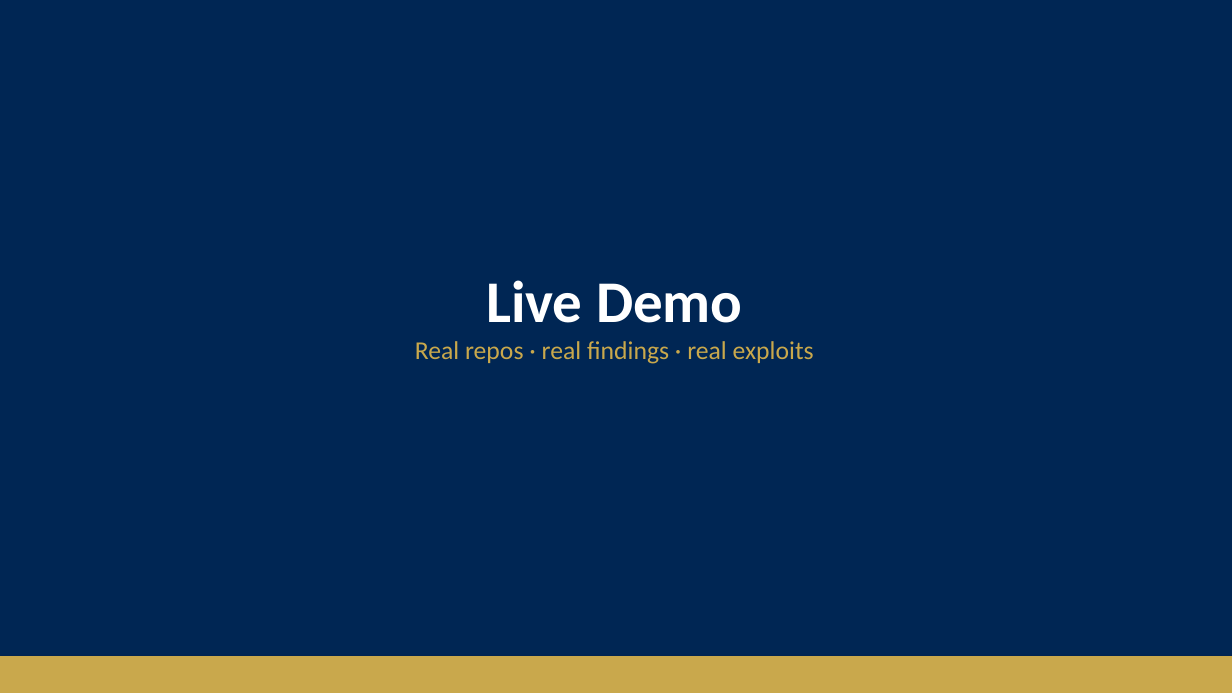
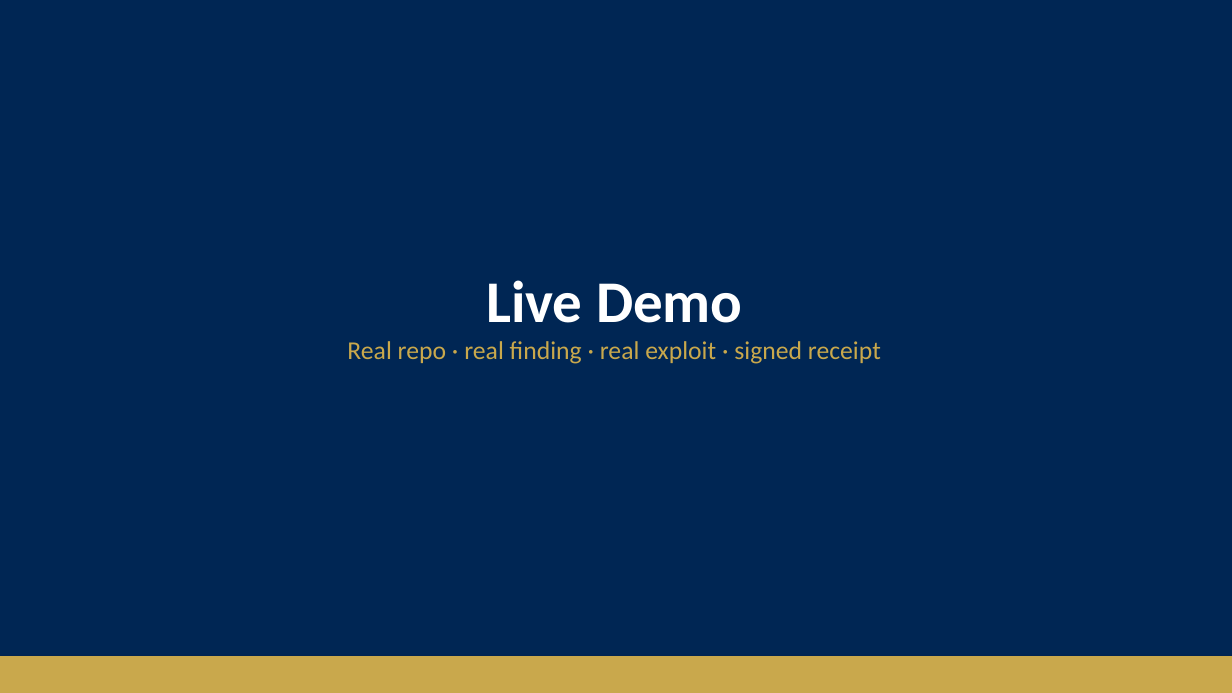
Before and after one commit to starredjaco/ACR-QA, a slide deck: slide 13 of docs/ACR-QA_Defense.odp (slide 12 before the commit). Drawn at 1232x693 pixels with LibreOffice and Linux fonts; fonts in the diff are those of the drawing. Boxes give left, top, right and bottom in pixels: in the first picture for what was removed or moved away, otherwise in the second. Text is boxed around its words. In the diff, an @@ line names an element or a change of style, - is before the commit and + after.

```diff
--- a/docs/ACR-QA_Defense.odp
+++ b/docs/ACR-QA_Defense.odp
@@ text at box(347, 341, 881, 364): text changed @@
-Real repos · real findings · real exploits
+Real repo · real finding · real exploit · signed receipt
```
Also in this commit, not shown: 6 other slides changed, 6 slides added, 8 slides removed, 3 other files.
